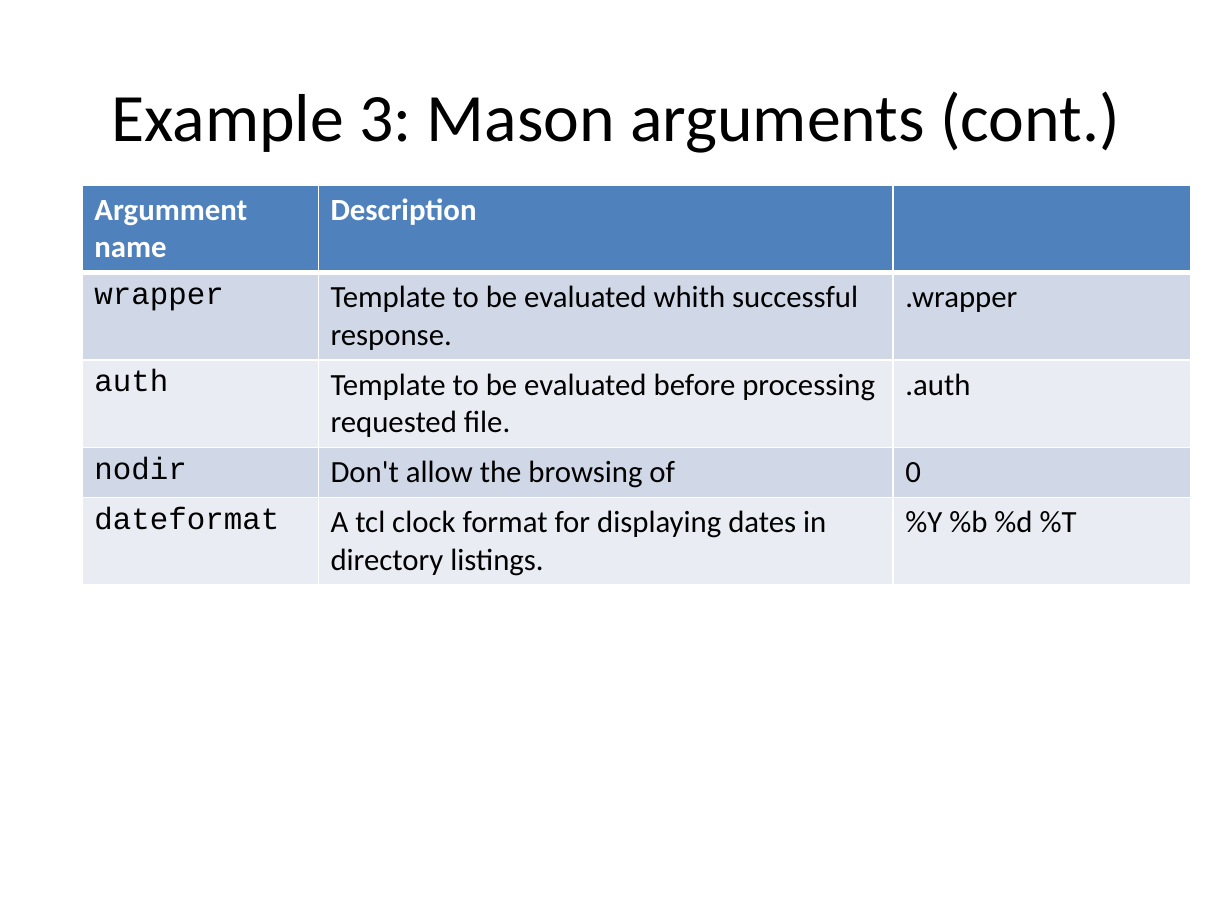
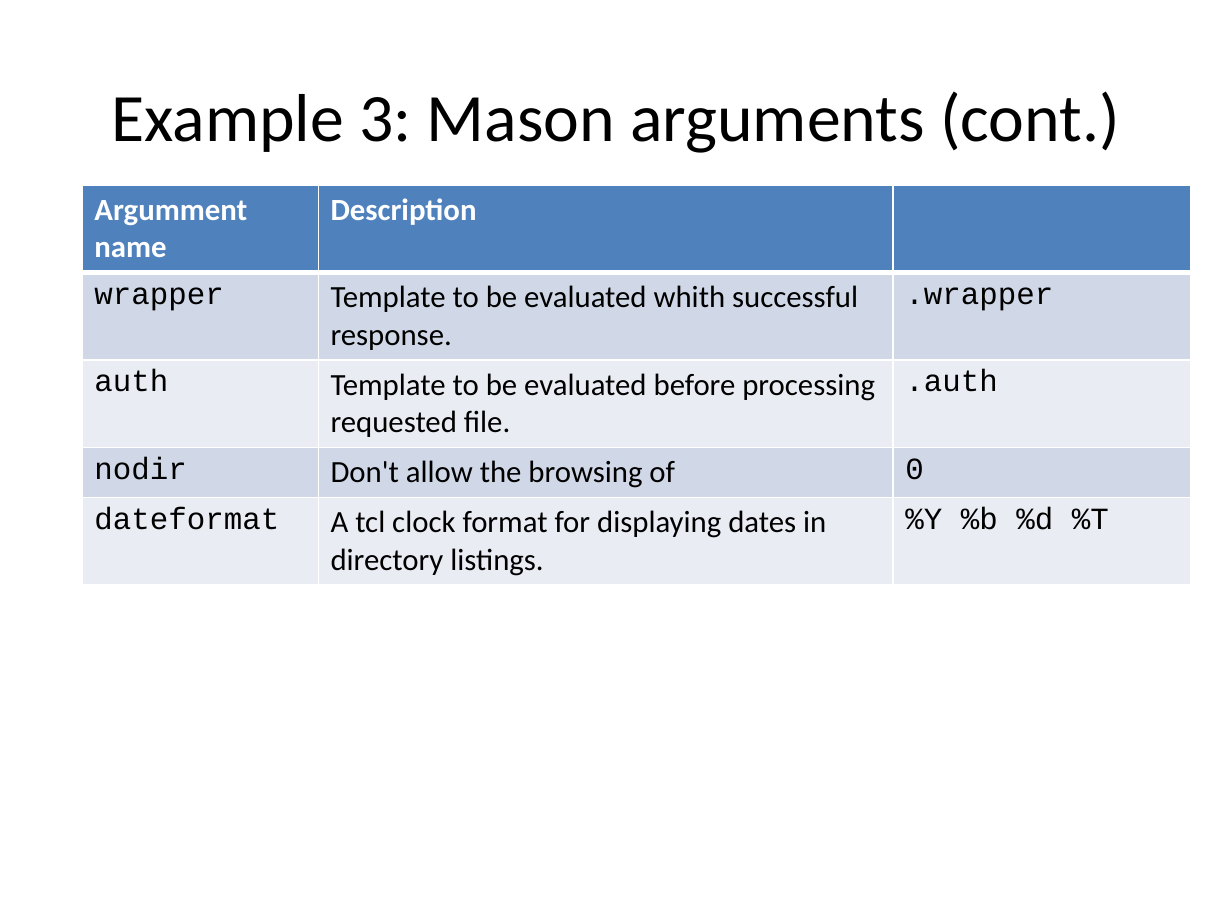
Before and after one commit to jdc8/wubwikit, a slide deck: slide 21 of wubexamples/Lets_Wub.pptx. Drawn at 1232x924 pixels with LibreOffice and Linux fonts; fonts in the diff are those of the drawing; background and template pictures are left out. Boxes give left, top, right and bottom in pixels: in the first picture for what was removed or moved away, otherwise in the second. Text is boxed around its words. In the diff, an @@ line names an element or a change of style, - is before the commit and + after.

```diff
--- a/wubexamples/Lets_Wub.pptx
+++ b/wubexamples/Lets_Wub.pptx
@@ table at [83, 185, 1193, 580] @@
@@ font Calibri to Courier New in ".wrapper", ".auth", "0", "%Y %b %d %T" @@
```
Also in this commit, not shown: 5 other slides changed, 10 slides added.
